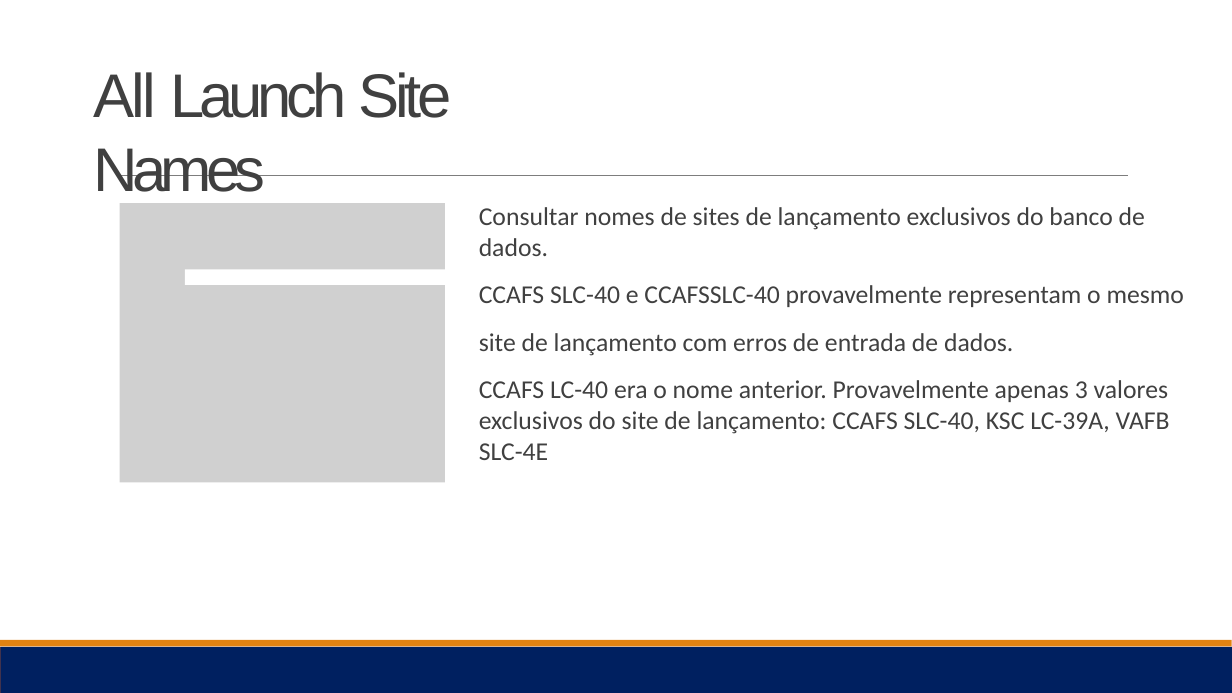
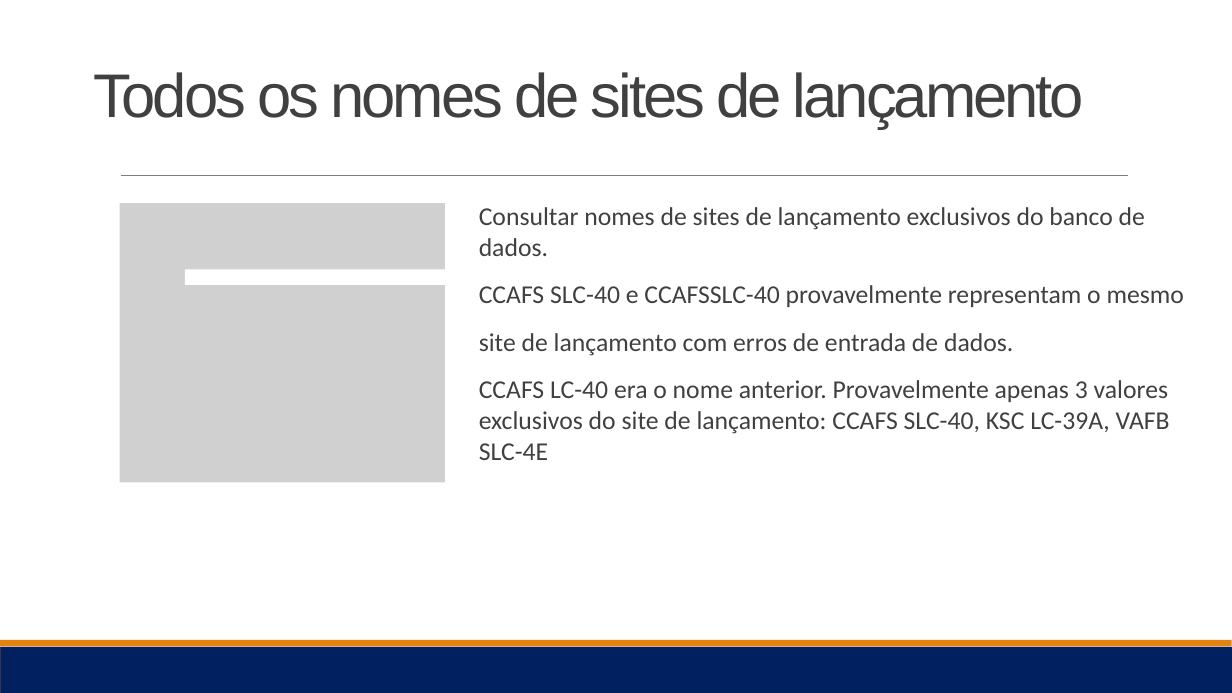
Before and after one commit to yraion/IBM-Data-Science, a slide deck: slide 25 of Data Science Journey -IBM -Robson Cruz.pptx. Drawn at 1232x693 pixels with LibreOffice and Linux fonts; fonts in the diff are those of the drawing; grey boxes stand for pictures. Boxes give left, top, right and bottom in pixels: in the first picture for what was removed or moved away, otherwise in the second. Text is boxed around its words. In the diff, an @@ line names an element or a change of style, - is before the commit and + after.

```diff
--- a/Data Science Journey -IBM -Robson Cruz.pptx
+++ b/Data Science Journey -IBM -Robson Cruz.pptx
@@ title at bbox=[94, 72, 1084, 129]: text changed @@
-All Launch Site Names
+Todos os nomes de sites de lançamento
```
Also in this commit, not shown: 13 other slides changed, 1 other file.
